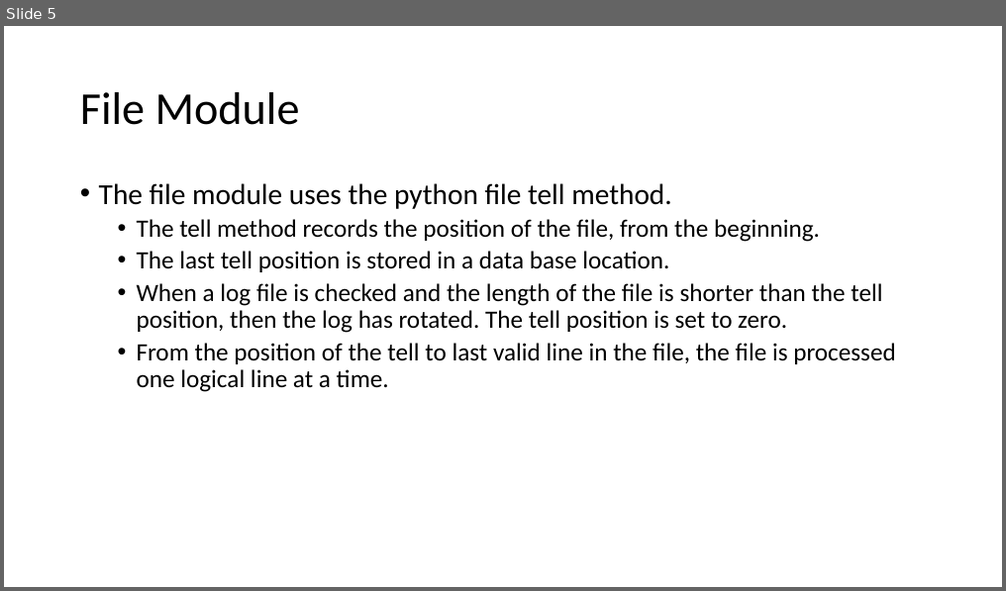
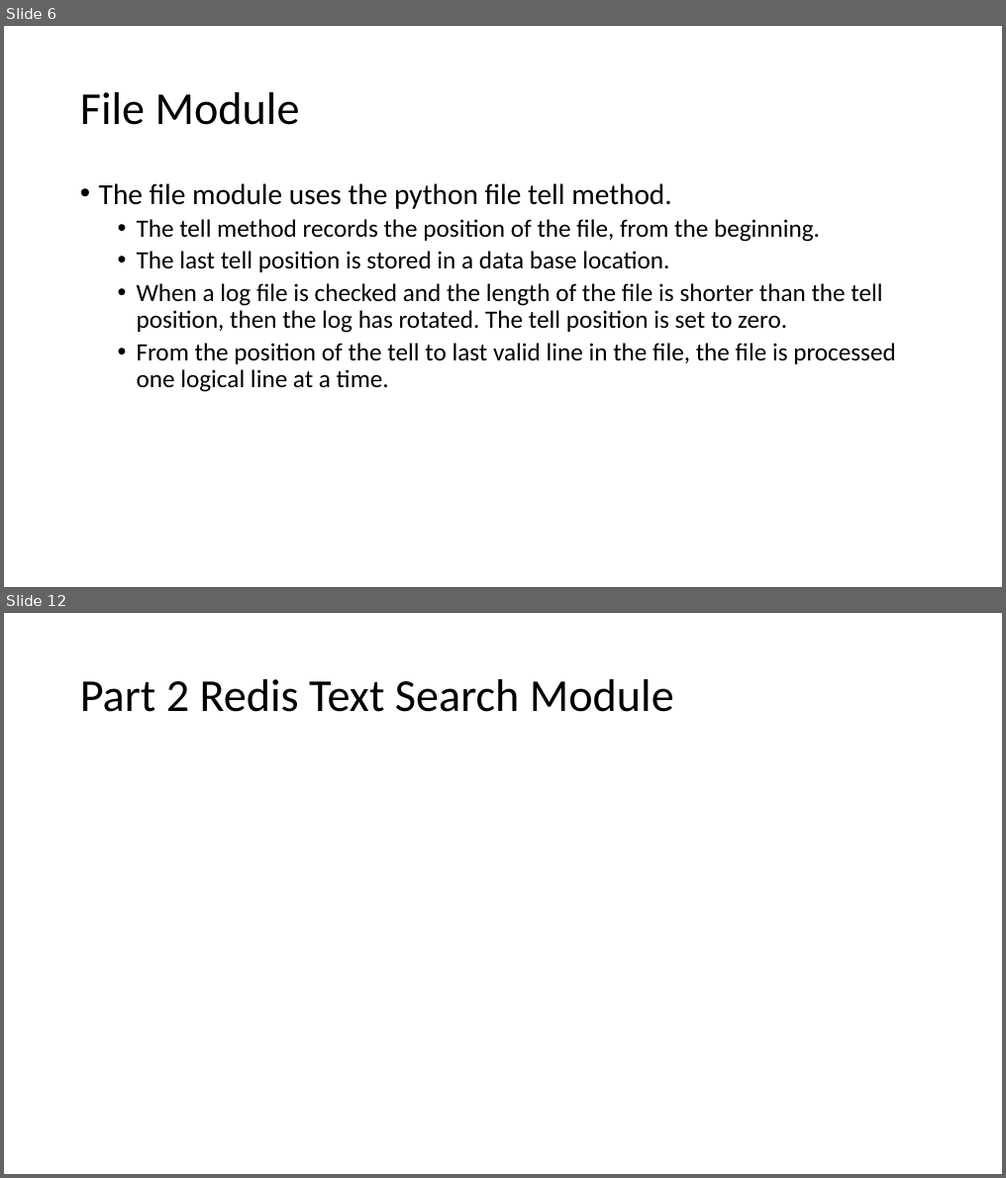
Before and after one commit to NanoDataCenter/nano_data_center, a slide deck: presentations/session_3/Redis as Elastic Search.pptx. Shown one above the other, each under a label of ours: slide 5 before the commit, slides 6 and 12 after it; the slides between them are not shown. The pictures are 1006x591 and 1006x1178 pixels, drawn with LibreOffice and Linux fonts; fonts in the diff are those of the drawing. Boxes give left, top, right and bottom in pixels: in the first picture for what was removed or moved away, otherwise in the second. Text is boxed around its words. In the diff, an @@ line names an element or a change of style, - is before the commit and + after.

```diff
--- a/presentations/session_3/Redis as Elastic Search.pptx
+++ b/presentations/session_3/Redis as Elastic Search.pptx
@@ slide 12 added at [4,613,1002,1174], background #FFFFFF @@
@@ title added at [80,679,674,712], 44 pt, text #000000 @@
+Part 2 Redis Text Search Module
@@ what was slide 5 is now slide 6 @@
```
Also in this commit, not shown: 1 slide changed, 5 other slides added.
